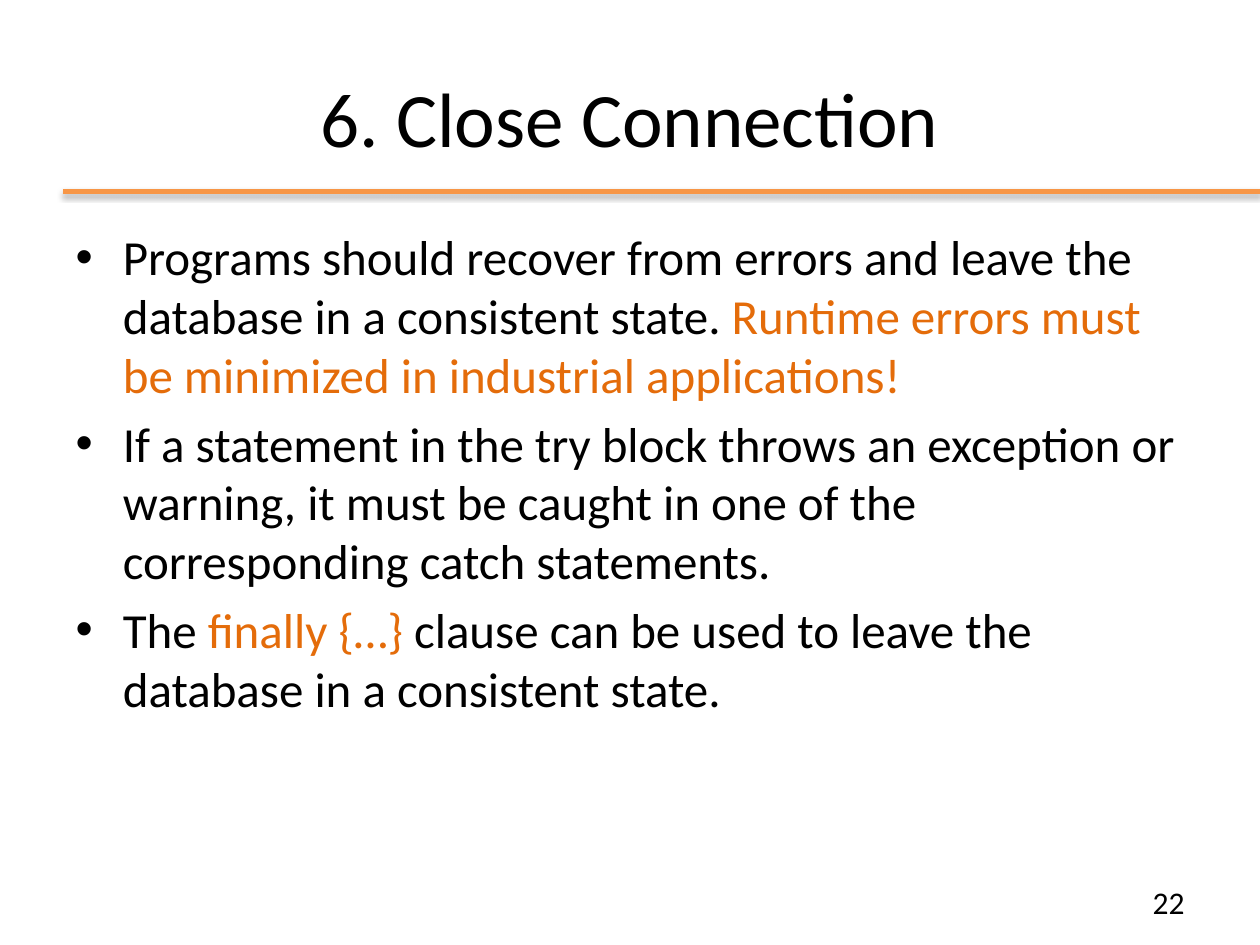
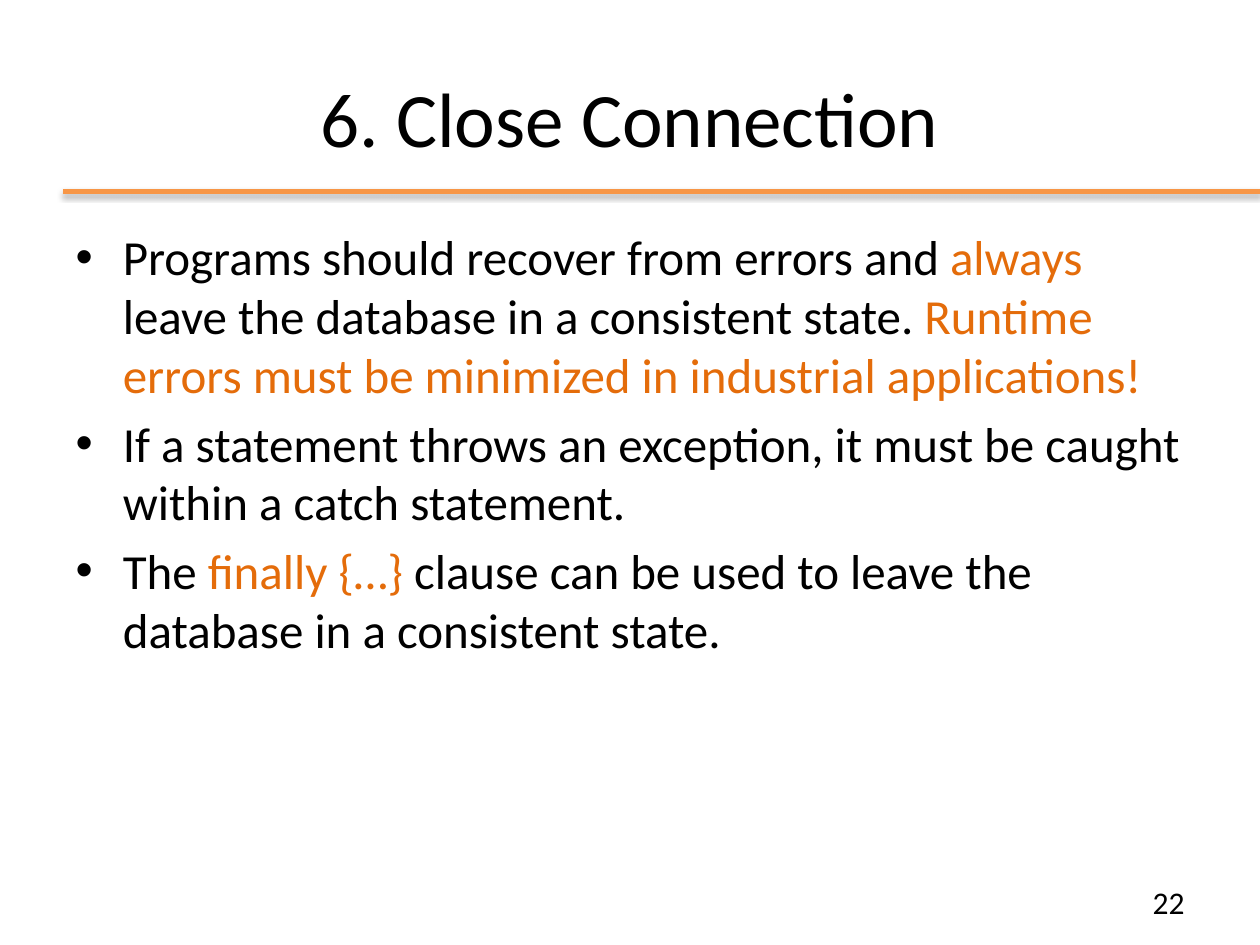
Before and after one commit to Andrea99-beep/ooprogramming, a slide deck: slide 22 of slides/ppt/08_JDBC.pptx. Drawn at 1260x945 pixels with LibreOffice and Linux fonts; fonts in the diff are those of the drawing; background and template pictures are left out. Boxes give left, top, right and bottom in pixels: in the first picture for what was removed or moved away, otherwise in the second. Text is boxed around its words. In the diff, an @@ line names an element or a change of style, - is before the commit and + after.

```diff
--- a/slides/ppt/08_JDBC.pptx
+++ b/slides/ppt/08_JDBC.pptx
@@ text at (x1=123, y1=241, x2=1179, y2=521): text changed @@
-• Programs should recover from errors and leave the database in a consistent state. Runtime errors must be minimized in industrial applications!
-• If a statement in the try block throws an exception or warning, it must be caught in one of the corresponding catch statements.
+• Programs should recover from errors and always leave the database in a consistent state. Runtime errors must be minimized in industrial applications!
+• If a statement throws an exception, it must be caught within a catch statement.
```
Also in this commit, not shown: 15 other slides changed, 1 slide added, 1 slide removed, 13 other files.
